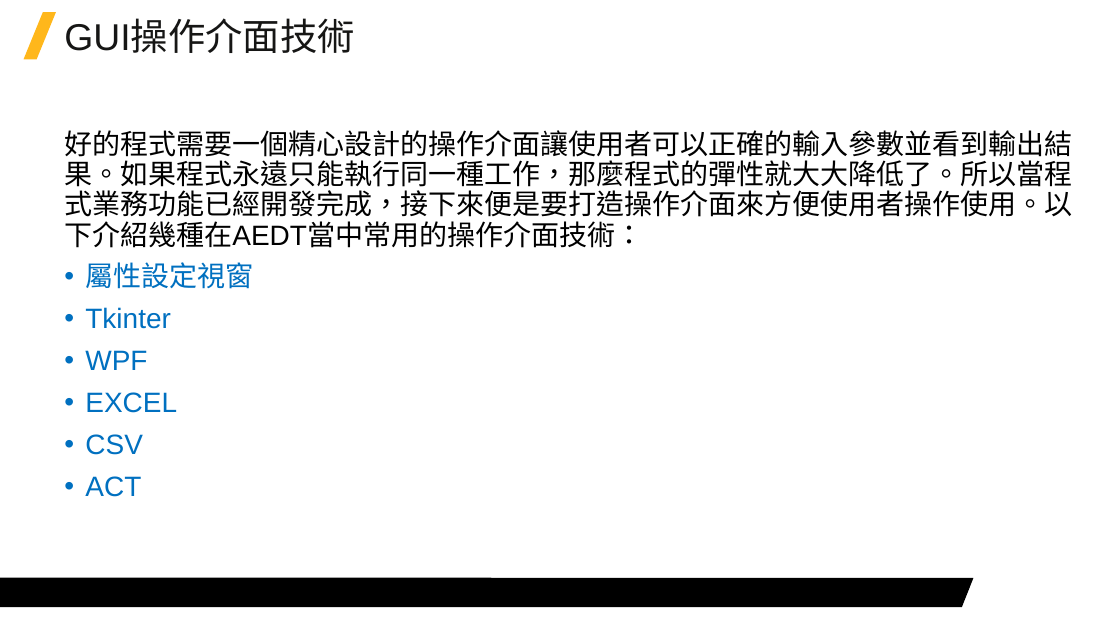
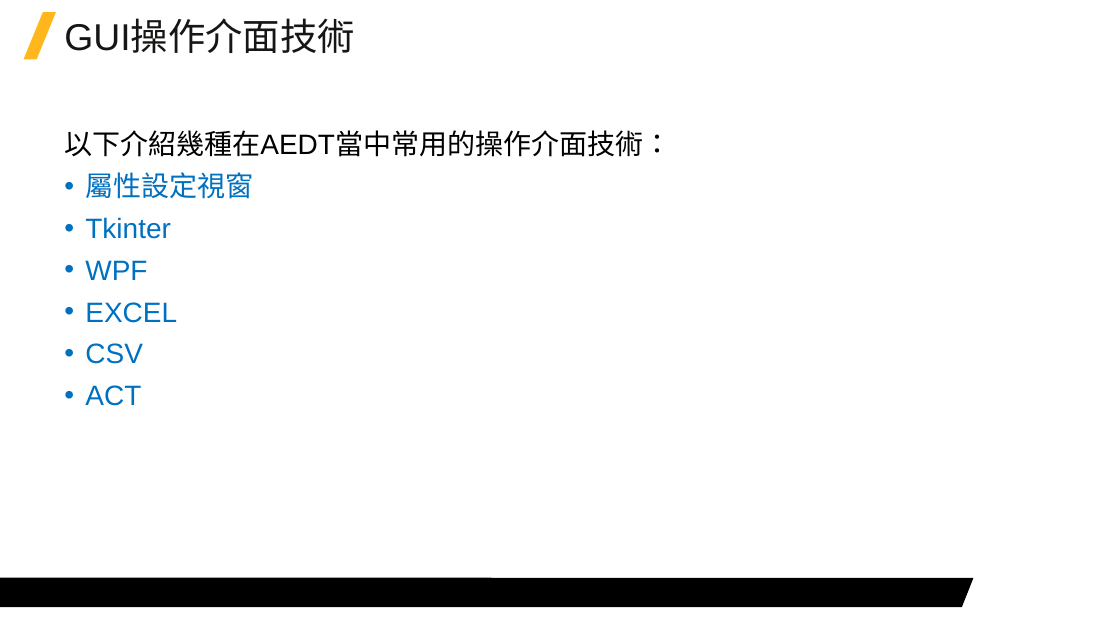
Before and after one commit to Jerrick-cheng/AEDT-Automation-Camp, a slide deck: slide 5 of 上課教材/Week5.pptx (slide 3 before the commit). Drawn at 1120x630 pixels with LibreOffice and Linux fonts; fonts in the diff are those of the drawing; background and template pictures are left out. Boxes give left, top, right and bottom in pixels: in the first picture for what was removed or moved away, otherwise in the second. Text is boxed around its words. In the diff, an @@ line names an element or a change of style, - is before the commit and + after.

```diff
--- a/上課教材/Week5.pptx
+++ b/上課教材/Week5.pptx
@@ text at [64, 130, 671, 157]: text changed @@
-好的程式需要一個精心設計的操作介面讓使用者可以正確的輸入參數並看到輸出結果。如果程式永遠只能執行同一種工作，那麼程式的彈性就大大降低了。所以當程式業務功能已經開發完成，接下來便是要打造操作介面來方便使用者操作使用。以下介紹幾種在AEDT當中常用的操作介面技術：
+以下介紹幾種在AEDT當中常用的操作介面技術：
```
Also in this commit, not shown: 2 slides added, 2 other files.
